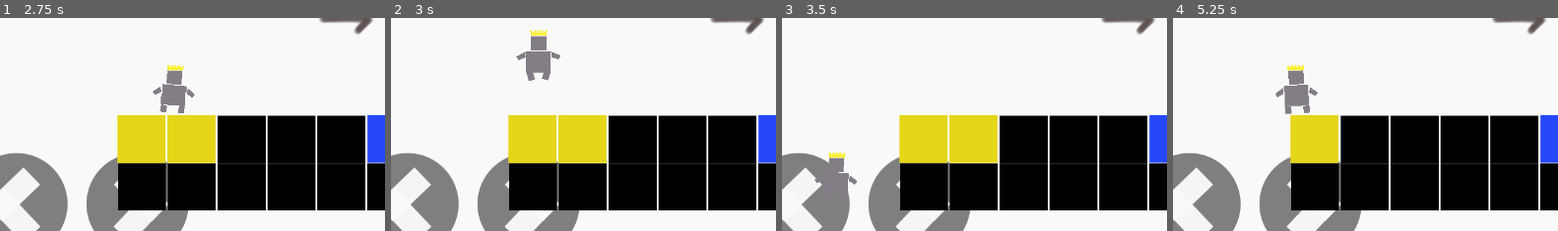
Above: before the commit, frames 1-4 (left to right).
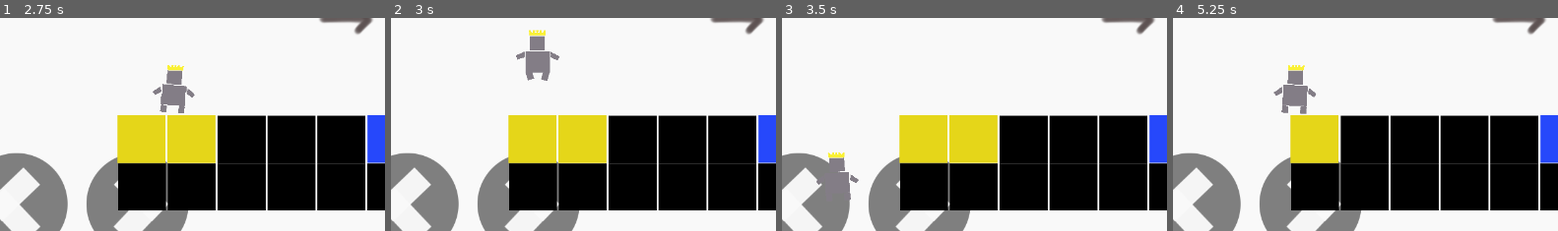
Above: after the commit, the same moments.

Repository: meburns/midas
Game: Godot game, scene res://src/Menu.tscn
Two runs of this game, one before a commit and one after it. Both use one fixed random seed, a clock stepped at 60 frames per second and the inputs below.
Inputs:
- Up to frame 1 (2.75 s): click "STORY" at 0.5 s; tap Enter (ui_accept) at 1.25, 2 s; hold Right (move_right) from 1.28 s (still down); tap Space (jump) at 1.35, 1.52, 1.82, 2.27, 2.3, 2.57 s; tap R (refresh) at 2.1 s
- Up to frame 2 (3 s): release Right (move_right) at 2.78 s; hold A (move_left) from 2.78 s (still down); tap Space (jump) at 2.85 s
- Up to frame 3 (3.5 s): keep holding A (move_left)
- Up to frame 4 (5.25 s): release A (move_left) at 3.53 s; hold Right (move_right) 3.53-5.03 s; tap R (refresh) at 3.6, 5.1 s; tap Space (jump) at 3.77, 3.8, 4.07, 4.35, 4.52, 4.82 s; hold A (move_left) from 5.03 s (still down)
The pictures show only the part of the screen within x 5-55%, y 43-92%; the shares and areas given below are measured in that part.

Frame 1 is identical in both runs. In frame 2, 0.3% of the frame differs, in the area x 32-44%, y 5-30%; in frame 3, 0.2%; in frame 4, 0.4%, in the area x 26-38%, y 22-46%.

Commit message:
Add new midas squash animation

Diff:
--- a/src/players/Midas.gd
+++ b/src/players/Midas.gd
@@ -33,11 +33,6 @@
 		wInstance.set_position(self.get_position())
 		get_tree().get_root().add_child(wInstance)
 		$Sprite.modulate = Color(0,0,255) # Set modulate color to blue overlay
-#		get_node("Sprite").region_rect = Rect2(0, 240, 80, 80) # change to water-1 sprite
-#		yield(get_tree().create_timer(0.2), "timeout")
-#		get_node("Sprite").region_rect = Rect2(0, 320, 80, 80) # change to water-2 sprite
-#		yield(get_tree().create_timer(0.2), "timeout")
-#		get_node("Sprite").region_rect = Rect2(0, 80, 80, 80) # change to normal sprite
 		wInstance.queue_free()
 		waterAnimate = false
 
@@ -59,10 +54,12 @@
 # Only allow users to be smashed if they are on the ground and not yet smashed
 func _check_smashed() -> void:
 	if smashable == true and smashed == false and is_on_floor():
+		smashed = true
 		SFX.play("Squash")
-		smashed = true
-		get_node("Sprite").region_rect = Rect2(0, 160, 80, 80) # change to squashed sprite
-		get_node("CollisionBody").scale = Vector2(1, 0.4) # squash midas sprite
+		$Sprite.play("squash")
+		$CollisionBody.scale = Vector2(1, 0.3) # squash midas node
+		$CollisionBody.position = Vector2($CollisionBody.position.x, $CollisionBody.position.y + 25)
+		$BlockDetector.scale = Vector2(1, 0.4) # squash midas node
 
 
 func _physics_process(_delta: float) -> void:
@@ -74,7 +71,6 @@
 	var is_moving = Input.get_action_strength("move_left") + Input.get_action_strength("move_right")
 
 	if is_on_floor() and waterAnimate == false and smashed == false and frozen == false and is_moving == 0:
-#		get_node("Sprite").region_rect = Rect2(0, 80, 80, 80) # change to normal sprite
 		$Sprite.play("idle")
 	_check_smashed() # Check if the user should be considered smashed
 	var is_jump_interrupted: = Input.is_action_just_released("jump") and _velocity.y < 0.0
@@ -96,12 +92,7 @@
 	if !smashed && !frozen:
 		x_val = Input.get_action_strength("move_right") - Input.get_action_strength("move_left")
 		if (x_val > 0 or x_val < 0) and is_on_floor() == true:
-#			get_node("Sprite").region_rect = Rect2(0, 480, 80, 80) # change to run sprite
 			$Sprite.play("run")
-			if x_val > 0:
-				get_node("Sprite").set_flip_h(false)
-			if x_val < 0:
-				get_node("Sprite").set_flip_h(true)
 	return Vector2(
 		x_val,
 		-1.0 if Input.is_action_just_pressed("jump") and !is_jumping and jump_buffer > 0 and !_get_smashed() else 1.0
@@ -121,7 +112,6 @@
 		if direction.y == -1.0:
 			is_jumping = true
 			SFX.play("Jump")
-#			get_node("Sprite").region_rect = Rect2(0, 400, 80, 80) # change to jump sprite
 			$Sprite.play("jump")
 			out.y = speed.y * direction.y
 		if is_jump_interrupted:
--- a/src/players/Midas.tscn
+++ b/src/players/Midas.tscn
@@ -1,10 +1,10 @@
-[gd_scene load_steps=35 format=2]
+[gd_scene load_steps=45 format=2]
 
 [ext_resource path="res://src/players/Midas.gd" type="Script" id=1]
-[ext_resource path="res://assets/tileset.png" type="Texture" id=2]
 [ext_resource path="res://assets/player/midas_idle.png" type="Texture" id=3]
 [ext_resource path="res://assets/player/midas_jump.png" type="Texture" id=4]
 [ext_resource path="res://assets/player/midas_run.png" type="Texture" id=5]
+[ext_resource path="res://assets/player/midas_squash.png" type="Texture" id=6]
 
 [sub_resource type="CapsuleShape2D" id=1]
 radius = 17.7843
@@ -41,6 +41,56 @@
 flags = 4
 atlas = ExtResource( 3 )
 region = Rect2( 512, 0, 128, 128 )
+
+[sub_resource type="AtlasTexture" id=34]
+flags = 4
+atlas = ExtResource( 6 )
+region = Rect2( 0, 0, 128, 128 )
+
+[sub_resource type="AtlasTexture" id=35]
+flags = 4
+atlas = ExtResource( 6 )
+region = Rect2( 128, 0, 128, 128 )
+
+[sub_resource type="AtlasTexture" id=36]
+flags = 4
+atlas = ExtResource( 6 )
+region = Rect2( 256, 0, 128, 128 )
+
+[sub_resource type="AtlasTexture" id=37]
+flags = 4
+atlas = ExtResource( 6 )
+region = Rect2( 384, 0, 128, 128 )
+
+[sub_resource type="AtlasTexture" id=38]
+flags = 4
+atlas = ExtResource( 6 )
+region = Rect2( 512, 0, 128, 128 )
+
+[sub_resource type="AtlasTexture" id=39]
+flags = 4
+atlas = ExtResource( 6 )
+region = Rect2( 640, 0, 128, 128 )
+
+[sub_resource type="AtlasTexture" id=40]
+flags = 4
+atlas = ExtResource( 6 )
+region = Rect2( 768, 0, 128, 128 )
+
+[sub_resource type="AtlasTexture" id=41]
+flags = 4
+atlas = ExtResource( 6 )
+region = Rect2( 896, 0, 128, 128 )
+
+[sub_resource type="AtlasTexture" id=42]
+flags = 4
+atlas = ExtResource( 6 )
+region = Rect2( 1024, 0, 128, 128 )
+
+[sub_resource type="AtlasTexture" id=43]
+flags = 4
+atlas = ExtResource( 6 )
+region = Rect2( 1152, 0, 128, 128 )
 
 [sub_resource type="AtlasTexture" id=26]
 flags = 4
@@ -148,6 +198,11 @@
 "loop": true,
 "name": "idle",
 "speed": 5.0
+}, {
+"frames": [ SubResource( 34 ), SubResource( 35 ), SubResource( 36 ), SubResource( 37 ), SubResource( 38 ), SubResource( 39 ), SubResource( 40 ), SubResource( 41 ), SubResource( 42 ), SubResource( 43 ) ],
+"loop": false,
+"name": "squash",
+"speed": 48.0
 }, {
 "frames": [ SubResource( 26 ), SubResource( 27 ), SubResource( 28 ), SubResource( 29 ), SubResource( 30 ), SubResource( 31 ), SubResource( 32 ), SubResource( 33 ) ],
 "loop": false,
@@ -165,13 +220,6 @@
 collision_mask = 2
 script = ExtResource( 1 )
 
-[node name="Sprite_" type="Sprite" parent="."]
-visible = false
-position = Vector2( 7.09544, -40.4252 )
-texture = ExtResource( 2 )
-region_enabled = true
-region_rect = Rect2( 0, 80, 80, 80 )
-
 [node name="CollisionBody" type="CollisionShape2D" parent="."]
 position = Vector2( 1.91494, -37.1905 )
 shape = SubResource( 1 )
Binary file added: assets/player/midas_squash.aseprite
Binary file added: assets/player/midas_squash.png
Not shown, added: assets/player/midas_squash.png.import
